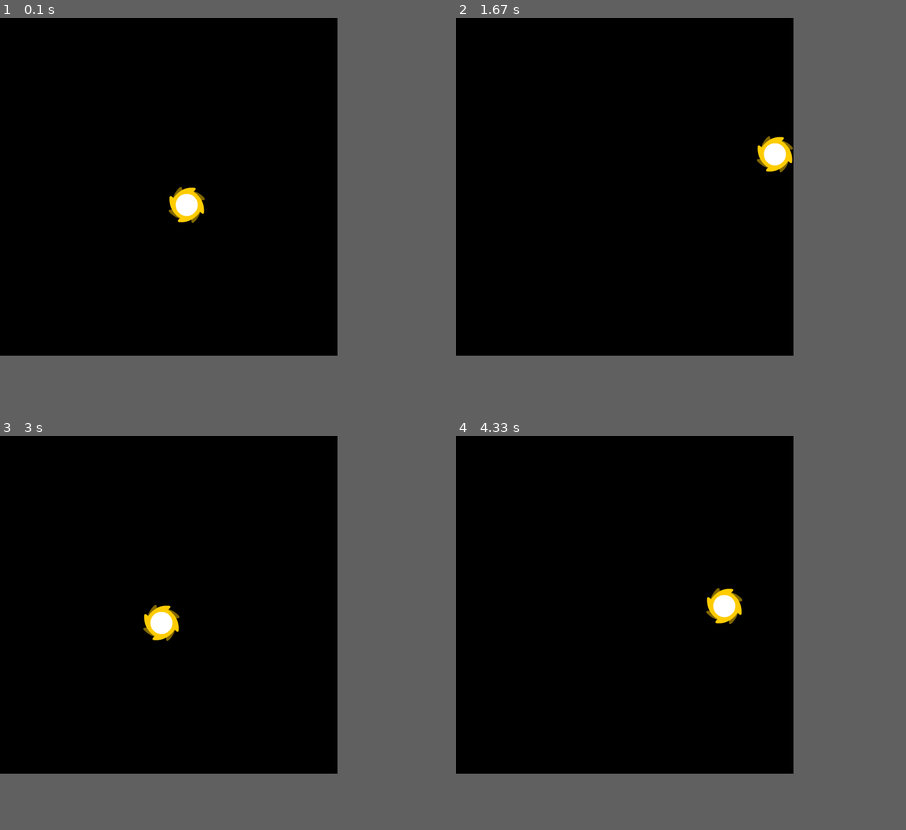
Above: before the commit, frames 1-4 (two rows, left to right).
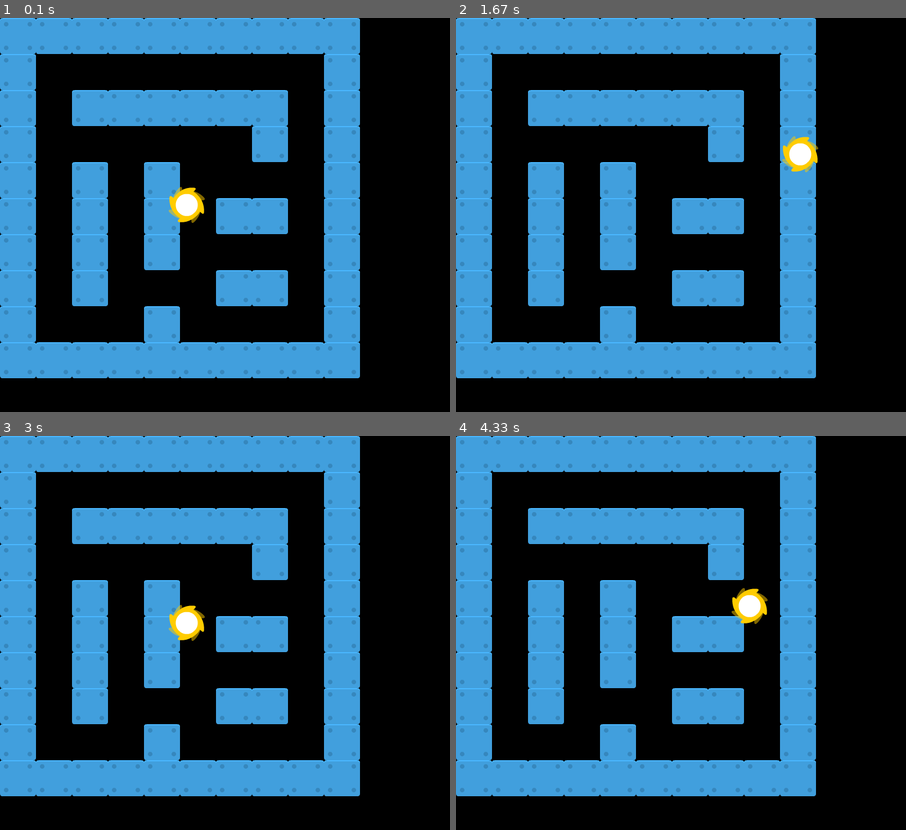
Above: after the commit, the same moments.

Repository: michellehavenaar/ClassicPygames
Game: pygame game, started from PacMan/pac.py
Two runs of this game, one before a commit and one after it. Both use one fixed random seed, a clock stepped at 60 frames per second and the inputs below.
Inputs:
- Up to frame 1 (0.1 s): no input
- Up to frame 2 (1.67 s): hold Right 0.33-0.8 s; hold Up 0.83-1.13 s; hold Right 1.17-1.63 s
- Up to frame 3 (3 s): hold Left 1.67-2.2 s; hold Down 2.23-2.53 s; hold Left 2.57-2.97 s
- Up to frame 4 (4.33 s): hold Up 3-3.37 s; hold Right 3.4-4.03 s; hold Down from 4.07 s (still down)
In our replay, the window is 600x600 before the commit and 800x700 after it. These sizes can differ from the game's own. Grey fills any space a smaller window leaves; there, only what the larger window draws over its background counts as a difference.

The runs differ from the first frame. In frame 1, 40% of the frame differs, in the area x 0-80%, y 0-92%; in frame 2, 41%; in frame 3, 41%; in frame 4, 41%.

Commit message:
created maze

Diff:
--- a/PacMan/pac.py
+++ b/PacMan/pac.py
@@ -6,13 +6,30 @@
 
 
 
-SCREEN_WIDTH = 600
-SCREEN_HEIGHT = 600
+SCREEN_WIDTH = 800
+SCREEN_HEIGHT = 700
+MAZE_WIDTH = 600
+MAZE_HEIGHT = 600
 YELLOW = (255, 255, 0)
 RED = (255, 0, 0)
 BLUE = (0, 0, 255)
 BACKGROUND_COLOR = (0, 0, 0)
 
+player_image = pygame.image.load(r"/home/miescodes/Documents/projects/ClassicPygames/PacMan/pac.png")
+block_image = pygame.image.load(r"/home/miescodes/Documents/projects/ClassicPygames/PacMan/brick.png")
+
+maze = [
+    ["#","#","#","#","#","#","#","#","#","#"],
+    ["#",".",".",".",".",".",".",".",".","#"],
+    ["#",".","#","#","#","#","#","#",".","#"],
+    ["#",".",".",".",".",".",".","#",".","#"],
+    ["#",".","#",".","#",".",".",".",".","#"],
+    ["#",".","#",".","#",".","#","#",".","#"],
+    ["#",".","#",".","#",".",".",".",".","#"],
+    ["#",".","#",".",".",".","#","#",".","#"],
+    ["#",".",".",".","#",".",".",".",".","#"],
+    ["#","#","#","#","#","#","#","#","#","#"]
+]
 
 class player(object):
     def __init__(self, x, y, width, height):
@@ -22,23 +39,42 @@
         self.height = height
         self.velocity = 5
 
+    def draw(self, screen):
+        screen.blit(player_image, (self.x, self.y))
+
+class block(object):
+    def __init__(self, width, height):
+        self.width = width
+        self.height = height
+
+    def draw(self, screen, maze):
+        for i in range(len(maze)):
+            row = maze[i]
+            for j in range(len(row)):
+                tile = row[j]
+                if tile == "#":
+                    screen.blit(block_image, (j * self.width, i * self.height))
 
 
 screen = pygame.display.set_mode((SCREEN_WIDTH,SCREEN_HEIGHT))
 
 pygame.display.set_caption("PACMAN")
 
-player_image = pygame.image.load(r"/home/miescodes/Documents/projects/ClassicPygames/PacMan/pac.png")
+
 
 # functions
+
 def draw_game():
     screen.fill((BACKGROUND_COLOR))
-    screen.blit(player_image, (pac.x, pac.y))
+    brick.draw(screen, maze)
+    pac.draw(screen)
     pygame.display.update()
+
 
 
 # game loop
 pac = player(300, 300, 64, 64)
+brick = block(64, 64)
 run = True
 while run:
     for event in pygame.event.get():
